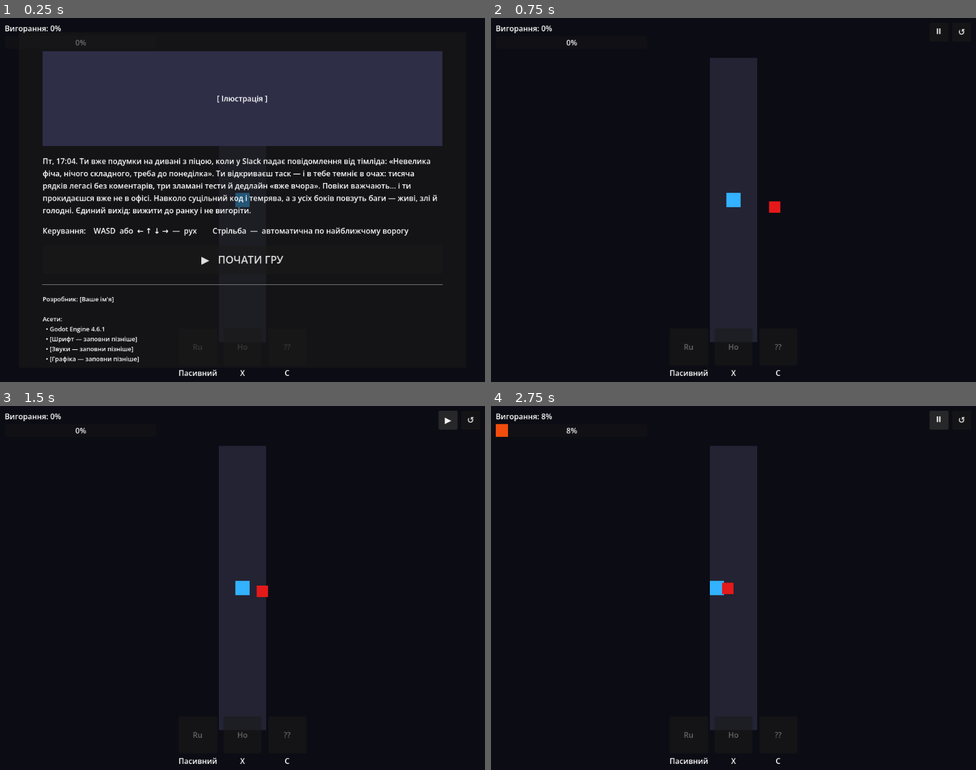
Above: before the commit, frames 1-4 (two rows, left to right).
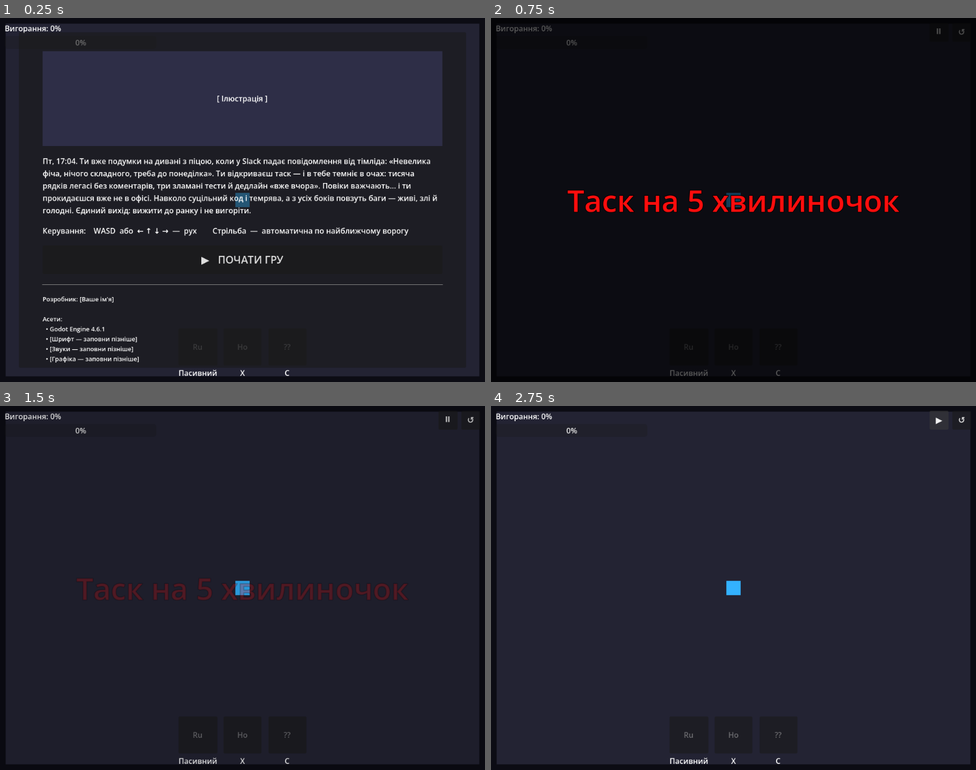
Above: after the commit, the same moments.

Repository: kodlon/DEVvsBUGS
Game: Godot game, scene res://scenes/main.tscn
The game is run twice, just before and just after one commit, with the same random seed, the same clock (stepped at 60 frames per second) and the same inputs.
Inputs:
- Up to frame 1 (0.25 s): no input
- Up to frame 2 (0.75 s): click "▶ ПОЧАТИ ГРУ" at 0.5 s
- Up to frame 3 (1.5 s): click "⏸" at 1.25 s
- Up to frame 4 (2.75 s): click "▶" (after the commit: "⏸") at 2 s

The runs differ from the first frame. In frame 1, 8.8% of the frame differs, in the area x 1-99%, y 1-99%; in frame 2, 8.9%; in frame 3, 1.6%; in frame 4, 83%.

Commit message:
Added enemies and waves

Diff:
--- a/config/game_config.gd
+++ b/config/game_config.gd
@@ -6,8 +6,8 @@
 const VIEWPORT_HEIGHT := 768.0
 
 # АРЕНА
-const ARENA_WIDTH  := 100.0
-const ARENA_HEIGHT := 600.0
+const ARENA_WIDTH  := 1000.0
+const ARENA_HEIGHT := 744.0
 
 # ГРАВЕЦЬ
 const PLAYER_SPEED          := 200.0
@@ -18,20 +18,114 @@
 # ВИГОРАННЯ
 const PLAYER_MAX_BURNOUT := 100.0
 
-# КУЛІ
+# КУЛІ ГРАВЦЯ (базова шкода = 10 за постріл)
 const BULLET_SPEED    := 450.0
 const BULLET_LIFETIME := 3.0
-const BULLET_DAMAGE   := 1
+const BULLET_DAMAGE   := 10.0
 
-# ВОРОГИ
-const ENEMY_SPEED           := 80.0
-const ENEMY_HEALTH          := 3
-const ENEMY_BURNOUT_DAMAGE  := 8.0
+# ВОРОЖІ ДОТИКИ
 const ENEMY_DAMAGE_INTERVAL := 1.0
 const ENEMY_DAMAGE_RANGE    := 35.0
 
-# СПАВНЕР
-const SPAWN_INTERVAL := 2.0
+# ============================================================
+# КОНФІГИ ВОРОГІВ
+# Ключі: 0=NORMAL, 1=FAST, 2=TANK, 3=TURRET, 4=COFFEE
+# Швидкості: "ігрові одиниці" * 80 = пікс/с
+# ============================================================
+const ENEMY_CONFIG := {
+	0: {  # Junior's Typo — звичайний баг
+		"hp_min": 25.0, "hp_max": 35.0,
+		"speed_min": 160.0, "speed_max": 200.0,
+		"burnout_min": 5.0, "burnout_max": 7.0,
+		"color": Color(0.85, 0.15, 0.15),
+		"base_scale": 1.0,
+	},
+	1: {  # Hotfix — швидкий баг
+		"hp_min": 10.0, "hp_max": 15.0,
+		"speed_min": 304.0, "speed_max": 384.0,
+		"burnout_min": 2.0, "burnout_max": 4.0,
+		"color": Color(0.95, 0.45, 0.0),
+		"base_scale": 0.6,
+	},
+	2: {  # Legacy Code — танк-баг
+		"hp_min": 120.0, "hp_max": 160.0,
+		"speed_min": 64.0, "speed_max": 104.0,
+		"burnout_min": 20.0, "burnout_max": 25.0,
+		"color": Color(0.15, 0.45, 0.1),
+		"base_scale": 1.9,
+	},
+	3: {  # Toxic Reviewer — жук-турелька
+		"hp_min": 40.0, "hp_max": 55.0,
+		"speed_min": 120.0, "speed_max": 160.0,
+		"burnout_min": 0.0, "burnout_max": 0.0,
+		"color": Color(0.55, 0.05, 0.75),
+		"base_scale": 1.2,
+		"stop_range": 180.0,
+		"fire_delay_min": 2.5,
+		"fire_delay_max": 4.0,
+		"acid_speed_min": 240.0,
+		"acid_speed_max": 320.0,
+		"acid_damage_min": 10.0,
+		"acid_damage_max": 15.0,
+	},
+	4: {  # Coffee Scarab — жук-ящик
+		"hp_min": 60.0, "hp_max": 80.0,
+		"speed_min": 200.0, "speed_max": 280.0,
+		"burnout_min": 0.0, "burnout_max": 0.0,
+		"color": Color(0.95, 0.8, 0.1),
+		"base_scale": 0.85,
+		"flee_range": 200.0,
+		"wander_change_time": 2.0,
+		"heal_min": 30.0,
+		"heal_max": 40.0,
+	},
+}
+
+# ============================================================
+# КОНФІГ ХВИЛЬ
+# weights: [NORMAL, FAST, TANK, TURRET, COFFEE] (відносні ваги)
+# duration: -1.0 = безкінечна хвиля
+# ============================================================
+const WAVE_CONFIG := [
+	{  # Хвиля 1: "Таск на 5 хвилиночок"
+		"name": "Таск на 5 хвилиночок",
+		"duration": 60.0,
+		"spawn_delay_min": 1.5,
+		"spawn_delay_max": 2.5,
+		"weights": [85, 10, 0, 0, 5],
+	},
+	{  # Хвиля 2: "Мерж-конфлікт у мейні"
+		"name": "Мерж-конфлікт у мейні",
+		"duration": 60.0,
+		"spawn_delay_min": 1.0,
+		"spawn_delay_max": 1.8,
+		"weights": [50, 35, 10, 0, 5],
+	},
+	{  # Хвиля 3: "Правки від замовника"
+		"name": "Правки від замовника\n(П'ятниця, 17:50)",
+		"duration": 75.0,
+		"spawn_delay_min": 0.7,
+		"spawn_delay_max": 1.2,
+		"weights": [40, 20, 15, 20, 5],
+	},
+	{  # Хвиля 4: "ПРОД ВПАВ!"
+		"name": "ПРОД ВПАВ!\nУсі на кол!",
+		"duration": 90.0,
+		"spawn_delay_min": 0.4,
+		"spawn_delay_max": 0.8,
+		"weights": [30, 30, 20, 15, 5],
+	},
+	{  # Хвиля 5: "РЕЛІЗНИЙ КРАНЧ" — безкінечна
+		"name": "РЕЛІЗНИЙ КРАНЧ:\nДедлайн був вчора!!!",
+		"duration": -1.0,
+		"spawn_delay_min": 0.3,
+		"spawn_delay_max": 0.5,
+		"escalate_interval": 30.0,
+		"escalate_amount": 0.05,
+		"spawn_delay_hardcap": 0.1,
+		"weights": [25, 25, 10, 20, 5],
+	},
+]
 
 func get_arena_offset() -> Vector2:
 	return Vector2((VIEWPORT_WIDTH - ARENA_WIDTH) / 2.0, (VIEWPORT_HEIGHT - ARENA_HEIGHT) / 2.0)
--- /dev/null
+++ b/scenes/acid_bullet.tscn
@@ -0,0 +1,18 @@
+[gd_scene load_steps=4 format=3]
+
+[ext_resource type="Script" path="res://scripts/acid_bullet.gd" id="1"]
+
+[sub_resource type="CircleShape2D" id="Circle_1"]
+radius = 5.0
+
+[node name="AcidBullet" type="Area2D"]
+collision_layer = 8
+collision_mask = 1
+script = ExtResource("1")
+
+[node name="CollisionShape2D" type="CollisionShape2D" parent="."]
+shape = SubResource("Circle_1")
+
+[node name="Visual" type="Polygon2D" parent="."]
+polygon = PackedVector2Array(-5, -5, 5, -5, 5, 5, -5, 5)
+color = Color(0.2, 0.9, 0.1, 1)
--- /dev/null
+++ b/scenes/health_pickup.tscn
@@ -0,0 +1,18 @@
+[gd_scene load_steps=4 format=3]
+
+[ext_resource type="Script" path="res://scripts/health_pickup.gd" id="1"]
+
+[sub_resource type="CircleShape2D" id="Circle_1"]
+radius = 8.0
+
+[node name="HealthPickup" type="Area2D"]
+collision_layer = 16
+collision_mask = 1
+script = ExtResource("1")
+
+[node name="CollisionShape2D" type="CollisionShape2D" parent="."]
+shape = SubResource("Circle_1")
+
+[node name="Visual" type="Polygon2D" parent="."]
+polygon = PackedVector2Array(-8, -8, 8, -8, 8, 8, -8, 8)
+color = Color(0.95, 0.75, 0.1, 1)
--- /dev/null
+++ b/scripts/acid_bullet.gd
@@ -0,0 +1,28 @@
+class_name AcidBullet
+extends Area2D
+
+var direction := Vector2.RIGHT
+var _speed: float = 280.0
+var _damage: float = 12.0
+
+func setup(dir: Vector2, speed: float, damage: float) -> void:
+	direction = dir
+	_speed = speed
+	_damage = damage
+
+func _ready() -> void:
+	body_entered.connect(_on_body_entered)
+	var timer := Timer.new()
+	timer.wait_time = 3.0
+	timer.one_shot = true
+	timer.timeout.connect(queue_free)
+	add_child(timer)
+	timer.start()
+
+func _process(delta: float) -> void:
+	position += direction * _speed * delta
+
+func _on_body_entered(body: Node2D) -> void:
+	if body.is_in_group("player"):
+		body.take_burnout(_damage)
+		queue_free()
--- a/scripts/enemy.gd
+++ b/scripts/enemy.gd
@@ -1,30 +1,207 @@
+class_name Enemy
 extends CharacterBody2D
 
+# Типи ворогів — дзеркалить ключі GameConfig.ENEMY_CONFIG
+const TYPE_NORMAL  := 0  # Junior's Typo
+const TYPE_FAST    := 1  # Hotfix
+const TYPE_TANK    := 2  # Legacy Code
+const TYPE_TURRET  := 3  # Toxic Reviewer
+const TYPE_COFFEE  := 4  # Coffee Scarab
+
+var enemy_type: int = TYPE_NORMAL
 var _player: Node2D = null
-var _health: int = GameConfig.ENEMY_HEALTH
+var _health: float = 25.0
+var _speed: float = 160.0
+var _burnout_damage: float = 6.0
+var _base_scale: float = 1.0
 var _damage_timer: float = 0.0
+
+# Зовнішній імпульс (для відштовхування від танку)
+var _ext_vel: Vector2 = Vector2.ZERO
+
+# FAST — зиґзаґ
+var _zigzag_time: float = 0.0
+
+# TANK — таймер перевірки відштовхування
+var _push_timer: float = 0.0
+
+# TURRET — стан і вогонь
+var _turret_fire_timer: float = 0.0
+var _turret_fire_delay: float = 3.0
+var _turret_stop_range: float = 180.0
+var _acid_speed: float = 280.0
+var _acid_damage: float = 12.0
+var _acid_bullet_scene: PackedScene = preload("res://scenes/acid_bullet.tscn")
+
+# COFFEE — блукання і втеча
+var _wander_target: Vector2 = Vector2.ZERO
+var _wander_timer: float = 0.0
+var _flee_range: float = 200.0
+var _heal_amount: float = 35.0
+var _health_pickup_scene: PackedScene = preload("res://scenes/health_pickup.tscn")
+
+## Викликати одразу після instantiate(), до add_child()
+func setup(type: int) -> void:
+	enemy_type = type
+	var cfg: Dictionary = GameConfig.ENEMY_CONFIG[type]
+
+	_health         = randf_range(cfg.hp_min,      cfg.hp_max)
+	_speed          = randf_range(cfg.speed_min,   cfg.speed_max)
+	_burnout_damage = randf_range(cfg.burnout_min, cfg.burnout_max)
+	_base_scale     = cfg.base_scale
+
+	scale = Vector2.ONE * _base_scale
+	$Visual.color = cfg.color
+
+	match type:
+		TYPE_FAST:
+			_zigzag_time = randf_range(0.0, TAU)
+		TYPE_TURRET:
+			_turret_fire_delay = randf_range(cfg.fire_delay_min, cfg.fire_delay_max)
+			_turret_fire_timer = _turret_fire_delay
+			_turret_stop_range = cfg.stop_range
+			_acid_speed  = randf_range(cfg.acid_speed_min,  cfg.acid_speed_max)
+			_acid_damage = randf_range(cfg.acid_damage_min, cfg.acid_damage_max)
+		TYPE_COFFEE:
+			_flee_range   = cfg.flee_range
+			_heal_amount  = randf_range(cfg.heal_min, cfg.heal_max)
+			_wander_timer = cfg.wander_change_time
+			_wander_target = _get_random_arena_pos()
 
 func _ready() -> void:
 	add_to_group("enemies")
 
 func _physics_process(delta: float) -> void:
 	if _player == null:
-		_player = get_tree().get_first_node_in_group("player")
+		_player = get_tree().get_first_node_in_group("player") as Node2D
 	if _player == null:
 		return
 
+	match enemy_type:
+		TYPE_NORMAL: _behave_normal()
+		TYPE_FAST:   _behave_fast(delta)
+		TYPE_TANK:   _behave_tank(delta)
+		TYPE_TURRET: _behave_turret(delta)
+		TYPE_COFFEE: _behave_coffee(delta)
+
+	# Додаємо зовнішній імпульс (відштовхування) і затухаємо його
+	velocity += _ext_vel
+	_ext_vel = _ext_vel.move_toward(Vector2.ZERO, 400.0 * delta)
+	move_and_slide()
+
+	# Дотикова шкода (тільки для NORMAL, FAST, TANK)
+	if enemy_type != TYPE_TURRET and enemy_type != TYPE_COFFEE:
+		_damage_timer -= delta
+		if _damage_timer <= 0.0:
+			var dist: float = global_position.distance_to(_player.global_position)
+			if dist < GameConfig.ENEMY_DAMAGE_RANGE * _base_scale:
+				_player.call("take_burnout", _burnout_damage)
+				_damage_timer = GameConfig.ENEMY_DAMAGE_INTERVAL
+
+# ── Поведінки ──────────────────────────────────────────────
+
+func _behave_normal() -> void:
 	var dir := (_player.global_position - global_position).normalized()
-	velocity = dir * GameConfig.ENEMY_SPEED
-	move_and_slide()
-
-	_damage_timer -= delta
-	if _damage_timer <= 0.0:
-		var dist := global_position.distance_to(_player.global_position)
-		if dist < GameConfig.ENEMY_DAMAGE_RANGE:
-			_player.take_burnout(GameConfig.ENEMY_BURNOUT_DAMAGE)
-			_damage_timer = GameConfig.ENEMY_DAMAGE_INTERVAL
-
-func take_damage(amount: int) -> void:
+	velocity = dir * _speed
+
+func _behave_fast(delta: float) -> void:
+	_zigzag_time += delta
+	var dir := (_player.global_position - global_position).normalized()
+	var perp := Vector2(-dir.y, dir.x)
+	velocity = (dir + perp * sin(_zigzag_time * 5.0) * 0.6).normalized() * _speed
+
+func _behave_tank(delta: float) -> void:
+	var dir := (_player.global_position - global_position).normalized()
+	velocity = dir * _speed
+
+	_push_timer -= delta
+	if _push_timer <= 0.0:
+		_push_timer = 0.15
+		var push_range: float = 30.0 * _base_scale
+		for node in get_tree().get_nodes_in_group("enemies"):
+			if node == self:
+				continue
+			var e: Enemy = node as Enemy
+			if e == null:
+				continue
+			if e.enemy_type == TYPE_NORMAL or e.enemy_type == TYPE_FAST:
+				var dist: float = global_position.distance_to(e.global_position)
+				if dist < push_range and dist > 0.01:
+					var push_dir: Vector2 = (e.global_position - global_position).normalized()
+					e.apply_push(push_dir * 120.0)
+
+func _behave_turret(delta: float) -> void:
+	var dist: float = global_position.distance_to(_player.global_position)
+
+	if dist > _turret_stop_range:
+		# Наближається — рухаємося до гравця, скидаємо таймер касту
+		var dir := (_player.global_position - global_position).normalized()
+		velocity = dir * _speed
+		_turret_fire_timer = _turret_fire_delay
+		scale = Vector2.ONE * _base_scale
+	else:
+		# Каст — стоїмо, плавно зменшуємося, чекаємо пострілу
+		velocity = Vector2.ZERO
+		_turret_fire_timer -= delta
+		var progress: float = clamp(1.0 - (_turret_fire_timer / _turret_fire_delay), 0.0, 1.0)
+		scale = Vector2.ONE * lerpf(_base_scale, _base_scale * 0.65, progress)
+
+		if _turret_fire_timer <= 0.0:
+			scale = Vector2.ONE * _base_scale  # різкий snap назад
+			_shoot_acid()
+			_turret_fire_delay = randf_range(
+				GameConfig.ENEMY_CONFIG[TYPE_TURRET].fire_delay_min,
+				GameConfig.ENEMY_CONFIG[TYPE_TURRET].fire_delay_max
+			)
+			_turret_fire_timer = _turret_fire_delay
+
+func _shoot_acid() -> void:
+	if _player == null:
+		return
+	var bullet: AcidBullet = _acid_bullet_scene.instantiate() as AcidBullet
+	var dir: Vector2 = (_player.global_position - global_position).normalized()
+	bullet.setup(dir, _acid_speed, _acid_damage)
+	get_parent().add_child(bullet)
+	bullet.global_position = global_position
+
+func _behave_coffee(delta: float) -> void:
+	var dist: float = global_position.distance_to(_player.global_position)
+	if dist < _flee_range:
+		# Тікає від гравця
+		var flee_dir: Vector2 = (global_position - _player.global_position).normalized()
+		velocity = flee_dir * _speed
+	else:
+		# Хаотичне блукання
+		_wander_timer -= delta
+		if _wander_timer <= 0.0 or global_position.distance_to(_wander_target) < 10.0:
+			_wander_target = _get_random_arena_pos()
+			_wander_timer = GameConfig.ENEMY_CONFIG[TYPE_COFFEE].wander_change_time
+		var to_wander: Vector2 = _wander_target - global_position
+		if to_wander.length_squared() > 1.0:
+			velocity = to_wander.normalized() * _speed * 0.5
+		else:
+			velocity = Vector2.ZERO
+
+func _get_random_arena_pos() -> Vector2:
+	var offset: Vector2 = GameConfig.get_arena_offset()
+	return Vector2(
+		randf_range(offset.x + 10.0, offset.x + GameConfig.ARENA_WIDTH  - 10.0),
+		randf_range(offset.y + 10.0, offset.y + GameConfig.ARENA_HEIGHT - 10.0)
+	)
+
+## Зовнішній поштовх від танку
+func apply_push(impulse: Vector2) -> void:
+	_ext_vel += impulse
+
+func take_damage(amount: float) -> void:
 	_health -= amount
-	if _health <= 0:
+	if _health <= 0.0:
+		if enemy_type == TYPE_COFFEE:
+			_drop_health_pickup()
 		queue_free()
+
+func _drop_health_pickup() -> void:
+	var pickup: HealthPickup = _health_pickup_scene.instantiate() as HealthPickup
+	pickup.setup(_heal_amount)
+	get_parent().add_child(pickup)
+	pickup.global_position = global_position
--- /dev/null
+++ b/scripts/health_pickup.gd
@@ -0,0 +1,21 @@
+class_name HealthPickup
+extends Area2D
+
+var _heal_amount: float = 35.0
+
+func setup(amount: float) -> void:
+	_heal_amount = amount
+
+func _ready() -> void:
+	body_entered.connect(_on_body_entered)
+	var timer := Timer.new()
+	timer.wait_time = 12.0
+	timer.one_shot = true
+	timer.timeout.connect(queue_free)
+	add_child(timer)
+	timer.start()
+
+func _on_body_entered(body: Node2D) -> void:
+	if body.is_in_group("player"):
+		body.reduce_burnout(_heal_amount)
+		queue_free()
--- a/scripts/main.gd
+++ b/scripts/main.gd
@@ -11,6 +11,8 @@
 @onready var _go_restart: Button     = $UI/GameOverPanel/GOVBox/GORestartButton
 
 var _game_over := false
+var _wave_overlay_bg: ColorRect = null
+var _wave_label: Label = null
 
 func _ready() -> void:
 	_setup_arena()
@@ -40,11 +42,53 @@
 	_start_panel.visible = true
 	get_tree().paused = true
 
+	# Підключаємо хвильовий спавнер
+	$Spawner.wave_started.connect(_on_wave_started)
+	_setup_wave_overlay()
+
+func _setup_wave_overlay() -> void:
+	# Напівпрозорий фон для анонсу хвилі
+	_wave_overlay_bg = ColorRect.new()
+	_wave_overlay_bg.set_anchors_preset(Control.PRESET_FULL_RECT)
+	_wave_overlay_bg.color = Color(0.0, 0.0, 0.0, 0.65)
+	_wave_overlay_bg.visible = false
+	$UI.add_child(_wave_overlay_bg)
+
+	# Великий червоний текст назви хвилі
+	_wave_label = Label.new()
+	_wave_label.set_anchors_preset(Control.PRESET_FULL_RECT)
+	_wave_label.horizontal_alignment = HORIZONTAL_ALIGNMENT_CENTER
+	_wave_label.vertical_alignment   = VERTICAL_ALIGNMENT_CENTER
+	_wave_label.add_theme_font_size_override("font_size", 64)
+	_wave_label.add_theme_color_override("font_color", Color(1.0, 0.05, 0.05))
+	_wave_label.add_theme_constant_override("outline_size", 5)
+	_wave_label.add_theme_color_override("font_outline_color", Color(0.0, 0.0, 0.0))
+	_wave_label.autowrap_mode = TextServer.AUTOWRAP_WORD_SMART
+	_wave_label.visible = false
+	$UI.add_child(_wave_label)
+
+func _on_wave_started(wave_name: String) -> void:
+	_wave_label.text = wave_name
+	_wave_label.modulate.a = 1.0
+	_wave_overlay_bg.modulate.a = 1.0
+	_wave_label.visible = true
+	_wave_overlay_bg.visible = true
+
+	var tween := create_tween()
+	tween.tween_interval(0.7)
+	tween.tween_property(_wave_label,      "modulate:a", 0.0, 0.3)
+	tween.parallel().tween_property(_wave_overlay_bg, "modulate:a", 0.0, 0.3)
+	tween.tween_callback(func() -> void:
+		_wave_label.visible = false
+		_wave_overlay_bg.visible = false
+	)
+
 func _on_start_pressed() -> void:
 	_start_panel.visible = false
 	get_tree().paused = false
 	_pause_button.visible = true
 	_restart_button.visible = true
+	$Spawner.start_game()
 
 func _on_pause_pressed() -> void:
 	get_tree().paused = !get_tree().paused
--- a/scripts/spawner.gd
+++ b/scripts/spawner.gd
@@ -1,32 +1,117 @@
 extends Node2D
+
+signal wave_started(wave_name: String)
 
 const MARGIN := 50.0
 
 var _enemy_scene: PackedScene = preload("res://scenes/enemy.tscn")
-var _timer: float = 0.0
 var _offset: Vector2
+
+# Стан хвиль
+var _current_wave: int = 0
+var _wave_timer: float = 0.0
+var _spawn_timer: float = 0.0
+var _spawn_delay_min: float = 1.5
+var _spawn_delay_max: float = 2.5
+var _is_announcing: bool = false
+var _announce_timer: float = 0.0
+var _game_active: bool = false
+
+# Хвиля 5 — прискорення
+var _escalate_timer: float = 0.0
 
 func _ready() -> void:
 	_offset = GameConfig.get_arena_offset()
 
+## Викликається main.gd після натискання "Старт"
+func start_game() -> void:
+	_announce_wave(0)
+
+func _announce_wave(wave_index: int) -> void:
+	_current_wave = wave_index
+	_is_announcing = true
+	_announce_timer = 1.0
+	_game_active = false
+	wave_started.emit(GameConfig.WAVE_CONFIG[wave_index].name)
+
 func _process(delta: float) -> void:
-	_timer -= delta
-	if _timer <= 0.0:
+	if _is_announcing:
+		_announce_timer -= delta
+		if _announce_timer <= 0.0:
+			_is_announcing = false
+			_start_wave()
+		return
+
+	if not _game_active:
+		return
+
+	var wave_cfg: Dictionary = GameConfig.WAVE_CONFIG[_current_wave]
+
+	if wave_cfg.duration > 0.0:
+		# Скінченна хвиля — рахуємо таймер
+		_wave_timer -= delta
+		if _wave_timer <= 0.0:
+			var next := _current_wave + 1
+			if next < GameConfig.WAVE_CONFIG.size():
+				_announce_wave(next)
+			return
+	else:
+		# Хвиля 5 — кожні 30 сек прискорюємо спавн
+		_escalate_timer -= delta
+		if _escalate_timer <= 0.0:
+			_escalate_timer = wave_cfg.escalate_interval
+			var hardcap: float = wave_cfg.spawn_delay_hardcap
+			var amount: float  = wave_cfg.escalate_amount
+			_spawn_delay_min = max(hardcap, _spawn_delay_min - amount)
+			_spawn_delay_max = max(hardcap, _spawn_delay_max - amount)
+
+	# Спавнимо ворогів
+	_spawn_timer -= delta
+	if _spawn_timer <= 0.0:
 		_spawn_enemy()
-		_timer = GameConfig.SPAWN_INTERVAL
+		_spawn_timer = randf_range(_spawn_delay_min, _spawn_delay_max)
+
+func _start_wave() -> void:
+	_game_active = true
+	var wave_cfg: Dictionary = GameConfig.WAVE_CONFIG[_current_wave]
+	_wave_timer      = wave_cfg.duration
+	_spawn_delay_min = wave_cfg.spawn_delay_min
+	_spawn_delay_max = wave_cfg.spawn_delay_max
+	_spawn_timer     = randf_range(_spawn_delay_min, _spawn_delay_max)
+
+	if wave_cfg.duration < 0.0:
+		_escalate_timer = wave_cfg.escalate_interval
 
 func _spawn_enemy() -> void:
-	var enemy = _enemy_scene.instantiate()
-	get_parent().add_child(enemy)
+	var type: int = _pick_enemy_type()
+	var enemy: Enemy = _enemy_scene.instantiate() as Enemy
 
-	var aw := GameConfig.ARENA_WIDTH
-	var ah := GameConfig.ARENA_HEIGHT
-	var side := randi() % 4
+	# Налаштовуємо до add_child, щоб не було flash дефолтного вигляду
+	enemy.setup(type)
+
+	var aw: float = GameConfig.ARENA_WIDTH
+	var ah: float = GameConfig.ARENA_HEIGHT
+	var side: int = randi() % 4
 	var pos := Vector2.ZERO
 	match side:
 		0: pos = Vector2(randf_range(_offset.x, _offset.x + aw), _offset.y - MARGIN)
 		1: pos = Vector2(randf_range(_offset.x, _offset.x + aw), _offset.y + ah + MARGIN)
-		2: pos = Vector2(_offset.x - MARGIN, randf_range(_offset.y, _offset.y + ah))
-		3: pos = Vector2(_offset.x + aw + MARGIN, randf_range(_offset.y, _offset.y + ah))
+		2: pos = Vector2(_offset.x - MARGIN,          randf_range(_offset.y, _offset.y + ah))
+		3: pos = Vector2(_offset.x + aw + MARGIN,     randf_range(_offset.y, _offset.y + ah))
 
+	get_parent().add_child(enemy)
 	enemy.global_position = pos
+
+## Зважений рандомний вибір типу ворога за вагами поточної хвилі
+func _pick_enemy_type() -> int:
+	var weights: Array = GameConfig.WAVE_CONFIG[_current_wave].weights
+	var total: int = 0
+	for w in weights:
+		total += int(w)
+	var roll: int = randi() % total
+	var cumulative: int = 0
+	for i in weights.size():
+		cumulative += int(weights[i])
+		if roll < cumulative:
+			return i
+	return 0
Not shown, added: CLAUDE TASK.txt
Not shown, added: scripts/acid_bullet.gd.uid
Not shown, added: scripts/health_pickup.gd.uid
